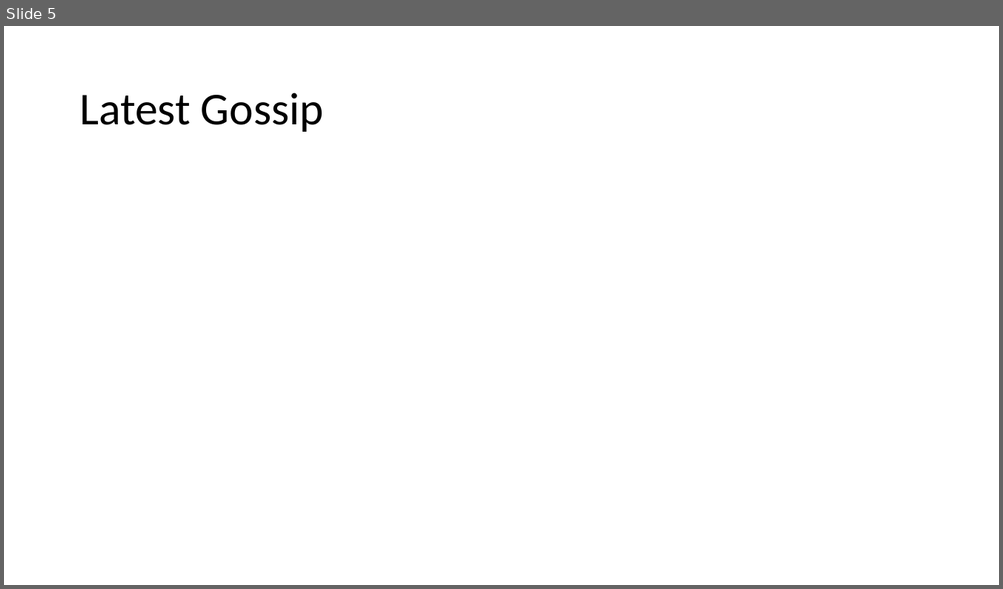
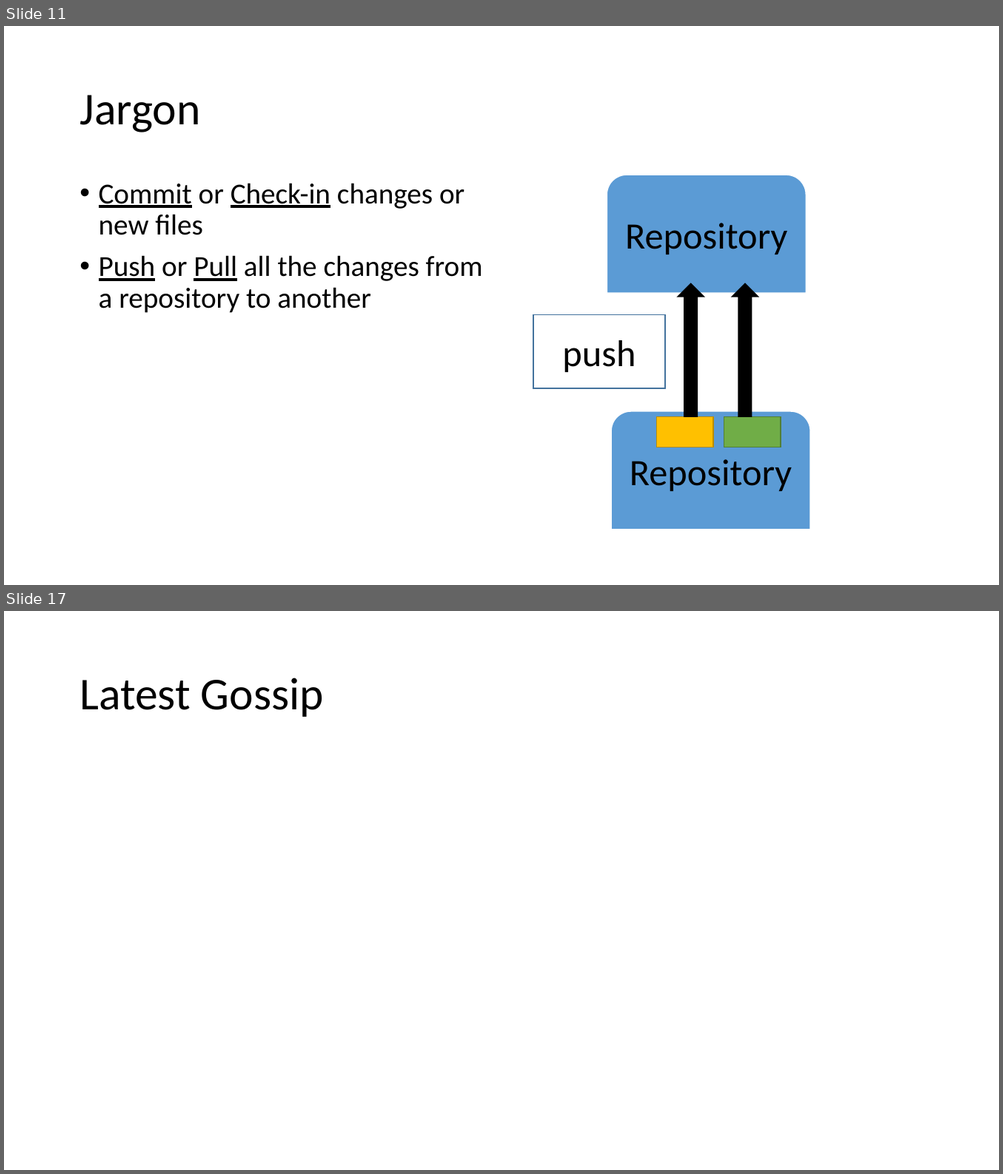
Before and after one commit to vegfetch/talk, a slide deck: cf_version_control_systems.pptx. Shown one above the other, each under a label of ours: slide 5 before the commit, slides 11 and 17 after it; the slides between them are not shown. The pictures are 1003x589 and 1003x1174 pixels, drawn with LibreOffice and Linux fonts; fonts in the diff are those of the drawing. Boxes give left, top, right and bottom in pixels: in the first picture for what was removed or moved away, otherwise in the second. Text is boxed around its words. In the diff, an @@ line names an element or a change of style, - is before the commit and + after.

```diff
--- a/cf_version_control_systems.pptx
+++ b/cf_version_control_systems.pptx
@@ slide 11 added at [4, 26, 999, 585], background #FFFFFF @@
@@ title added at [79, 95, 200, 133], 44 pt, text #000000 @@
+Jargon
@@ text added at [99, 183, 483, 313], 28 pt, text #000000 @@
+• Commit or Check-in changes or new files
+• Push or Pull all the changes from a repository to another
@@ up arrow added at [677, 284, 704, 417], fill #000000, outline #000000 1 pt @@
@@ up arrow added at [732, 284, 758, 417], fill #000000, outline #000000 1 pt @@
@@ rectangle added at [533, 315, 665, 389], fill #FFFFFF, outline #43739E 1 pt, 36 pt, text #000000 @@
+push
@@ rectangle added at [657, 417, 714, 448], fill #FFC000, outline #BD8E00 1 pt @@
@@ rectangle added at [724, 417, 781, 448], fill #70AD47, outline #538035 1 pt @@
@@ group added at [607, 175, 811, 531]: 2 round same rects, 2 texts @@
+Repository
+Repository
@@ what was slide 5 is now slide 17 @@
```
Also in this commit, not shown: 3 slides changed, 12 other slides added, 1 slide removed, 1 other file.
